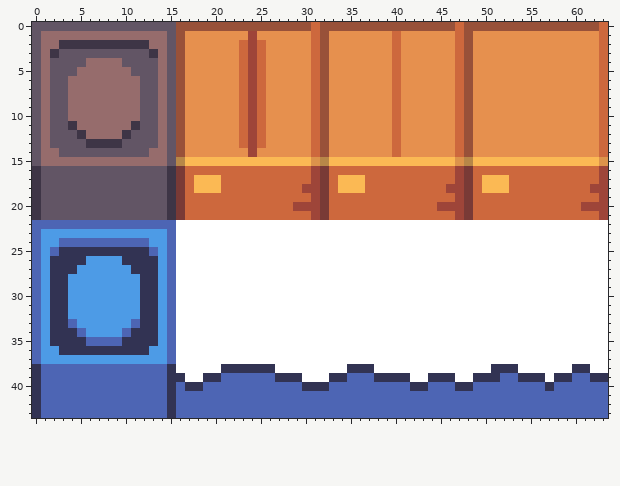
Pixel-art file: assets/images/level/walls.aseprite. The picture above is the old version.
64x44 pixels, 1 frame.
The result:
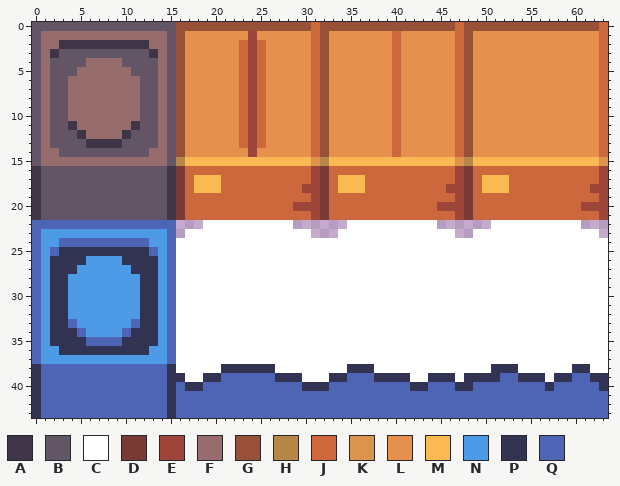
Palette (. is transparent): A #3e3546  B #625565  C #ffffff  D #793a36  E #9e4539  F #966c6c  G #985139  H #b78748  J #cd683d  K #dc934b  L #e6904e  M #fbb954  N #4d9be6  P #323353  Q #4d65b4
Diff:
Layer "Snow":
Colour C becomes colour P in row 39 at x 48.
Colour Q becomes colour P in row 40 at x 63.
The author cleared colour C in row 22 at x 16 to 18, 29 to 34, 45 to 50 and 61 to 63; in row 23 at x 16, 31 to 33, 47 to 48 and 63.
